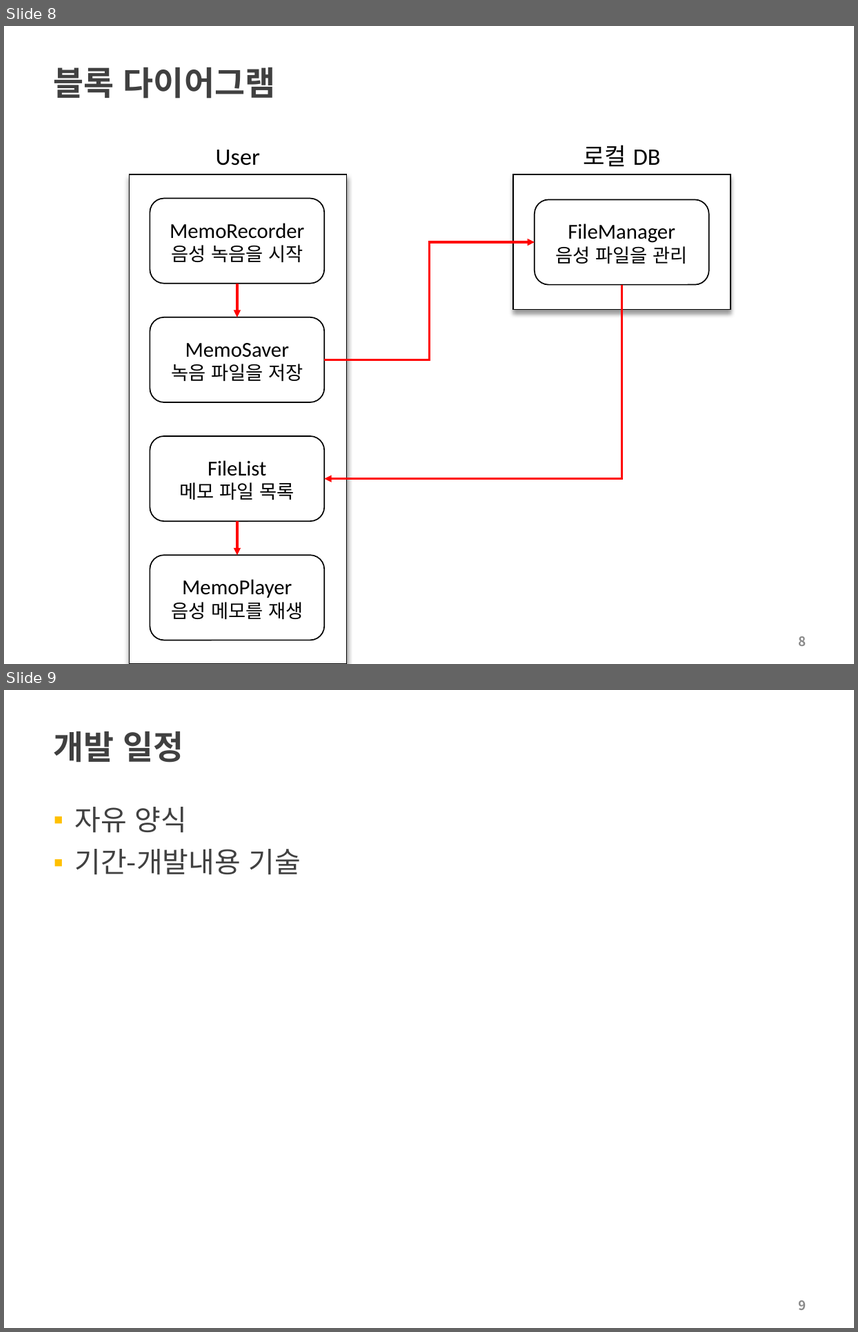
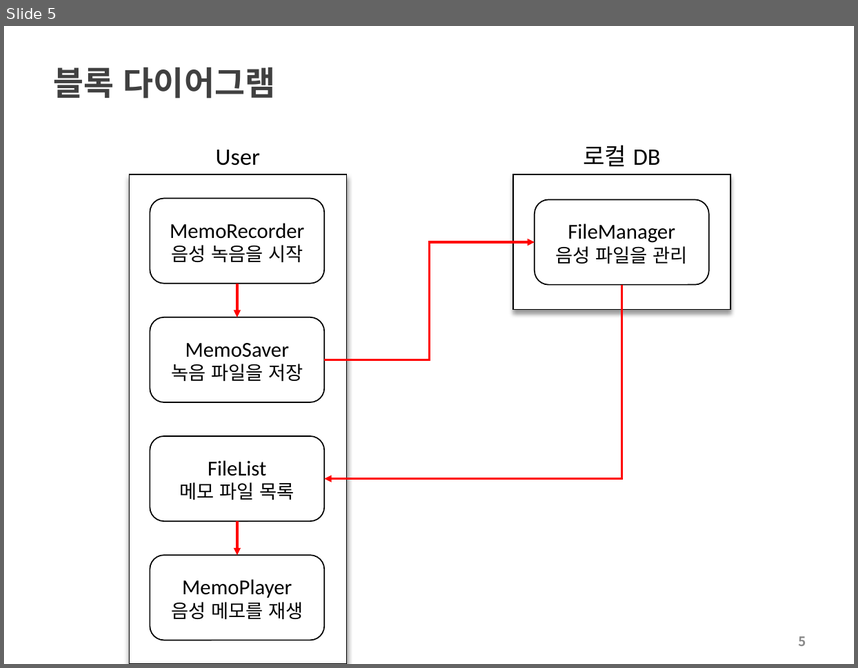
Before and after one commit to choisinho/yebi_capstone, a slide deck: 2022-2-PreCapstoneDesign-최종보고서.pptx. Shown one above the other, each under a label of ours: slides 8 and 9 before the commit, slide 5 after it. The pictures are 858x1332 and 858x668 pixels, drawn with LibreOffice and Linux fonts; fonts in the diff are those of the drawing; background and template pictures are left out. Boxes give left, top, right and bottom in pixels: in the first picture for what was removed or moved away, otherwise in the second. Text is boxed around its words. In the diff, an @@ line names an element or a change of style, - is before the commit and + after.

```diff
--- a/2022-2-PreCapstoneDesign-최종보고서.pptx
+++ b/2022-2-PreCapstoneDesign-최종보고서.pptx
@@ slide 9 removed at (4,690,854,1328), background #FFFFFF @@
@@ title removed at (54,731,184,762) @@
-개발 일정
@@ text removed at (74,807,301,874) @@
-▪ 자유 양식
-▪ 기간-개발내용 기술
@@ page number removed at (799,1300,806,1310) @@
-9
@@ what was slide 8 is now slide 5 @@
@@ page number at (799,636,806,646): text changed @@
-8
+5
```
Also in this commit, not shown: 4 other slides removed.
